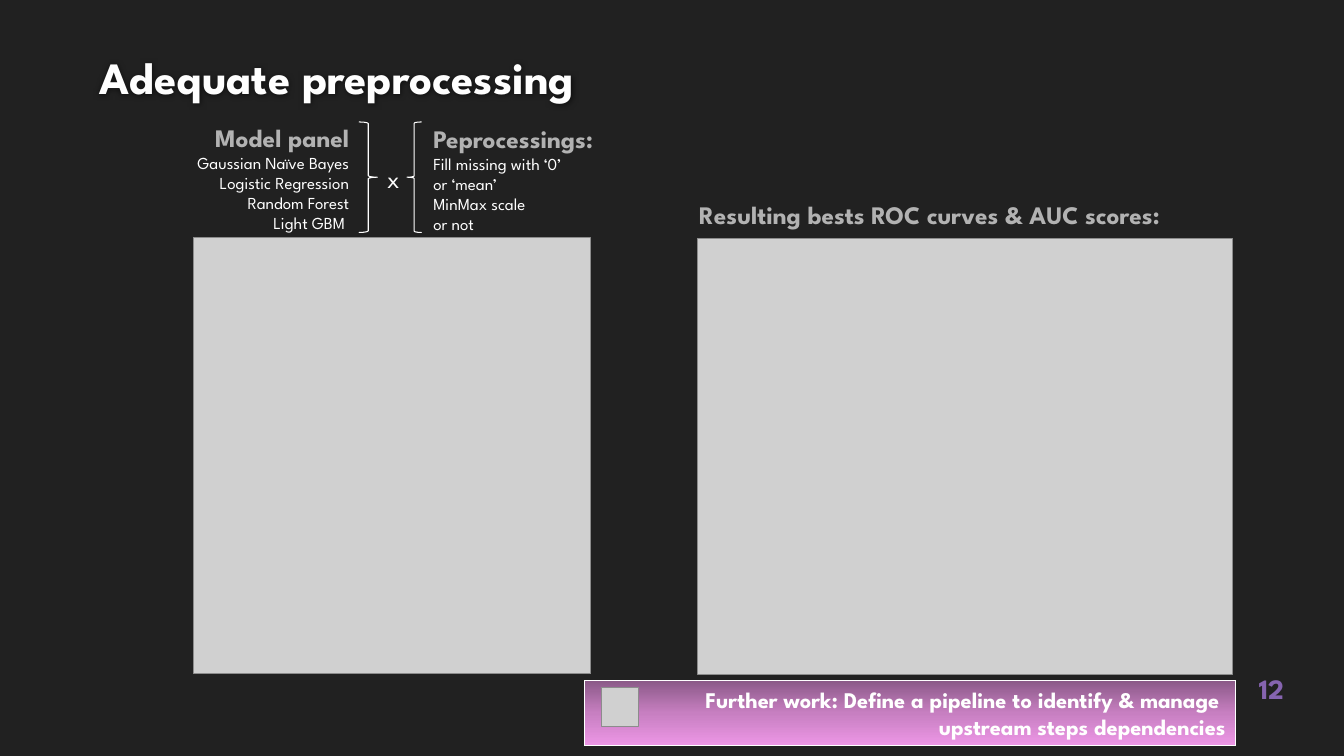
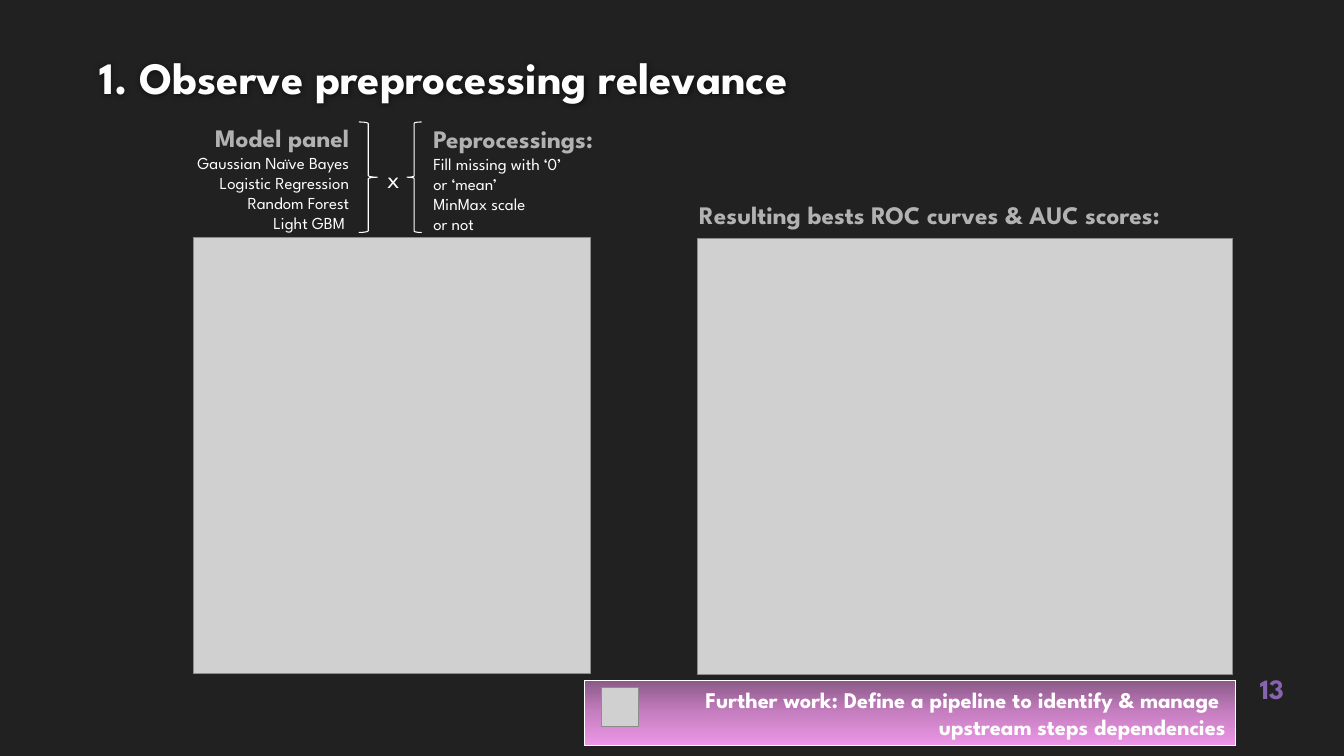
Before and after one commit to EtienneLardeur/P7_Scoring, a slide deck: slide 13 of P7_Support.pptx (slide 12 before the commit). Drawn at 1344x756 pixels with LibreOffice and Linux fonts; fonts in the diff are those of the drawing; grey boxes stand for pictures; background and template pictures are left out. Boxes give left, top, right and bottom in pixels: in the first picture for what was removed or moved away, otherwise in the second. Text is boxed around its words. In the diff, an @@ line names an element or a change of style, - is before the commit and + after.

```diff
--- a/P7_Support.pptx
+++ b/P7_Support.pptx
@@ title at (99,63,787,104): text changed @@
-Adequate preprocessing
+1. Observe preprocessing relevance
@@ page number at (1260,680,1284,699): text changed @@
-12
+13
```
Also in this commit, not shown: 12 other slides changed, 9 slides added, 12 slides removed.
